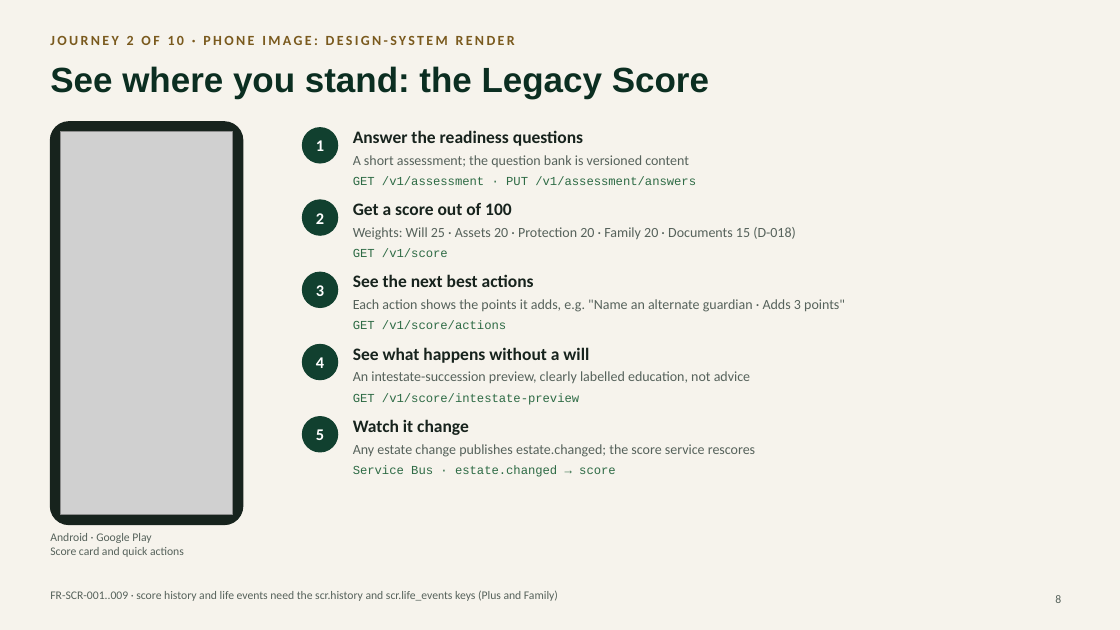
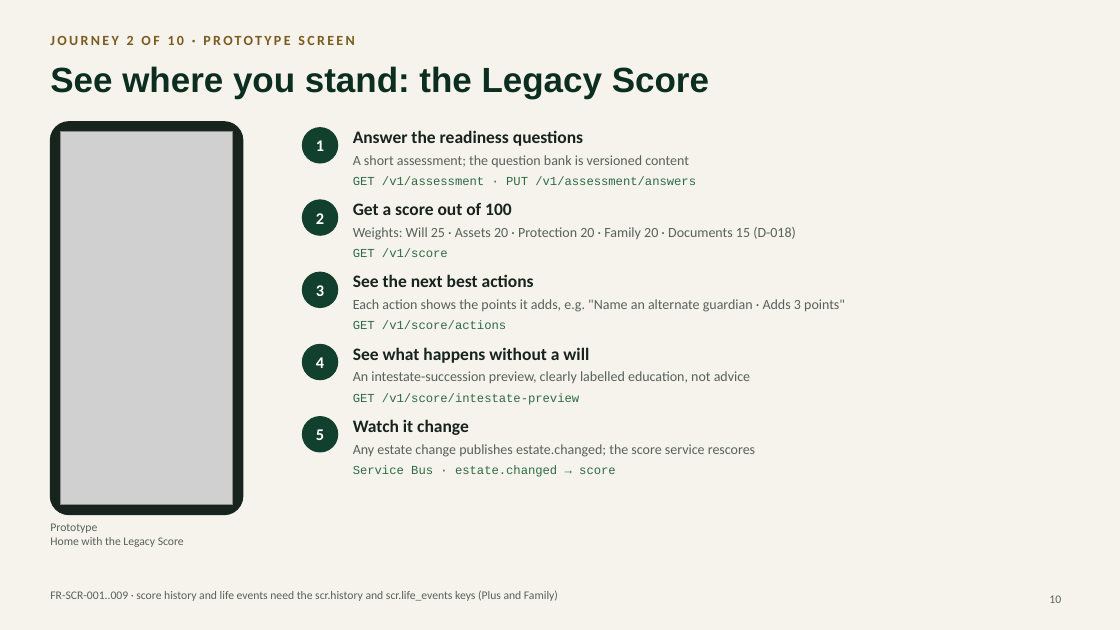
Before and after one commit to faztmobile/lifa, a slide deck: slide 10 of docs/architecture/Lifa-mobile-end-to-end.pptx (slide 8 before the commit). Drawn at 1120x630 pixels with LibreOffice and Linux fonts; fonts in the diff are those of the drawing; grey boxes stand for pictures. Boxes give left, top, right and bottom in pixels: in the first picture for what was removed or moved away, otherwise in the second. Text is boxed around its words. In the diff, an @@ line names an element or a change of style, - is before the commit and + after.

```diff
--- a/docs/architecture/Lifa-mobile-end-to-end.pptx
+++ b/docs/architecture/Lifa-mobile-end-to-end.pptx
@@ text at (50, 36, 354, 45): text changed @@
-JOURNEY 2 OF 10 · PHONE IMAGE: DESIGN-SYSTEM RENDER
+JOURNEY 2 OF 10 · PROTOTYPE SCREEN
@@ rounded rectangle: place and size @@
-rounded rectangle at (50, 122, 243, 525)
+rounded rectangle at (50, 122, 243, 515)
@@ picture: place and size @@
-picture at (60, 132, 233, 515)
+picture at (60, 132, 233, 505)
@@ text at (50, 523, 184, 547): text changed @@
-Android · Google Play
-Score card and quick actions
+Prototype
+Home with the Legacy Score
@@ page number at (1049, 595, 1061, 603): text changed @@
-8
+10
```
Also in this commit, not shown: 10 other slides changed, 2 slides added, 16 other files.
